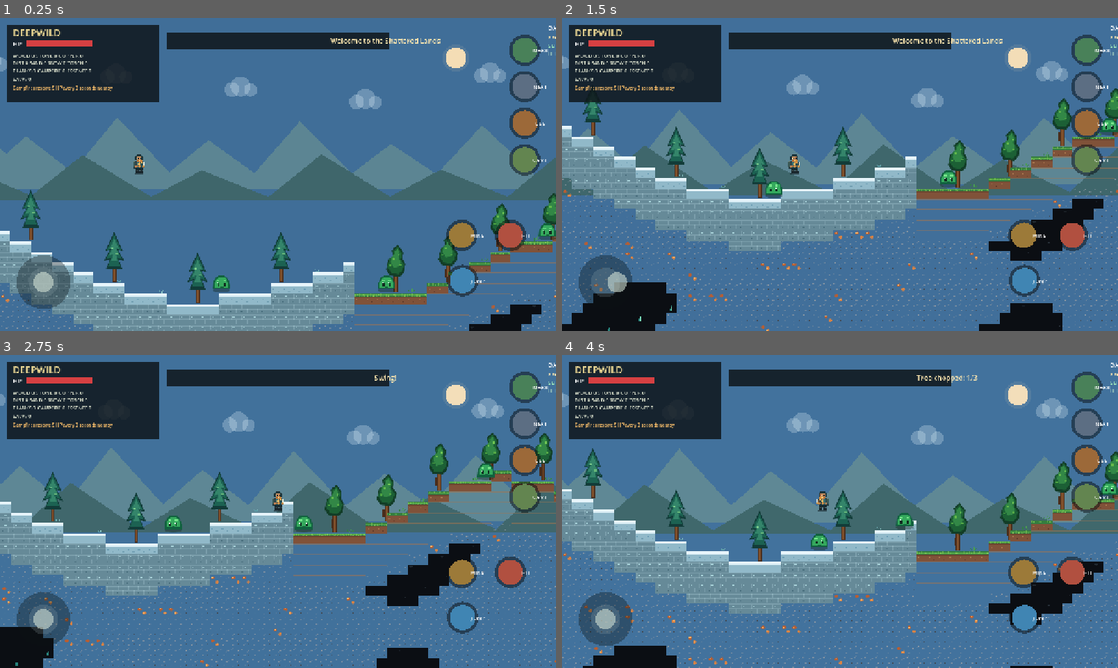
Above: before the commit, frames 1-4 (two rows, left to right).
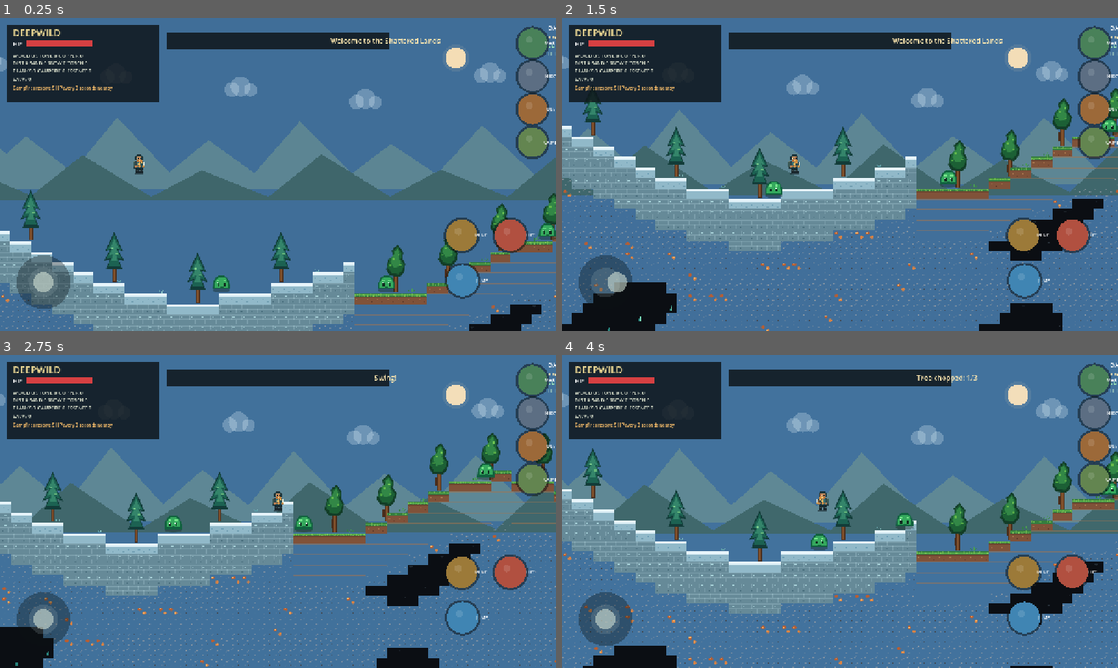
Above: after the commit, the same moments.

Repository: filesgloom-png/DEEPWILD-Shattered-Lands
Game: Godot game, scene res://scenes/main.tscn
The game is run twice, just before and just after one commit, with the same random seed, the same clock (stepped at 60 frames per second) and the same inputs.
Inputs (mouse positions are in pixels of both pictures, inside the frame that each line leads up to):
- Up to frame 1 (0.25 s): no input
- Up to frame 2 (1.5 s): tap Enter (ui_accept) at 0.5, 0.77 s; move the mouse to (962, 158) at 0.52 s; hold Right (ui_right) 0.53-1.25 s; hold E 0.53-1.25 s; click (962, 158) at 0.67 s; drag from (728, 190) to (812, 237) at 1.27 s
- Up to frame 3 (2.75 s): move the mouse to (333, 442) at 2.02 s; hold Right (ui_right) from 2.03 s (still down); tap X at 2.1 s
- Up to frame 4 (4 s): release Right (ui_right) at 2.75 s; drag from (812, 574) to (673, 464) at 2.77 s; move the mouse to (1006, 558) at 3.52 s; hold Left (ui_left) from 3.53 s (still down); tap F at 3.6 s; tap Enter (ui_accept) at 3.77 s

The runs differ from the first frame. In frame 1, 3.2% of the frame differs, in the area x 79-100%, y 2-90%; in frame 2, 3.0%; in frame 3, 3.1%; in frame 4, 3.0%.

Commit message:
Make mobile action controls responsive

Diff:
--- a/scripts/main.gd
+++ b/scripts/main.gd
@@ -414,13 +414,13 @@
 		attack_requested = true
 	elif pos.distance_to(base + Vector2(-112, -112)) < 54.0:
 		mine_requested = true
-	elif pos.distance_to(Vector2(size.x - 72, 74)) < 55.0:
+	elif pos.distance_to(_right_button_center(size, 0)) < 38.0:
 		_craft_selected()
-	elif pos.distance_to(Vector2(size.x - 72, 158)) < 45.0:
+	elif pos.distance_to(_right_button_center(size, 1)) < 38.0:
 		_next_recipe()
-	elif pos.distance_to(Vector2(size.x - 72, 242)) < 45.0:
+	elif pos.distance_to(_right_button_center(size, 2)) < 38.0:
 		_use_selected_item()
-	elif pos.distance_to(Vector2(size.x - 72, 326)) < 45.0:
+	elif pos.distance_to(_right_button_center(size, 3)) < 38.0:
 		_set_checkpoint()
 
 func _next_recipe() -> void:
@@ -825,15 +825,21 @@
 	var hit_color := Color(0.77, 0.35, 0.28) if attack_cooldown <= 0.0 else Color(0.38, 0.40, 0.42)
 	_draw_button(base + Vector2(0, -112), "HIT", hit_color)
 	_draw_button(base + Vector2(-112, -112), "MINE", Color(0.68, 0.53, 0.25))
-	_draw_button(Vector2(size.x - 72, 74), "MAKE", Color(0.32, 0.56, 0.39))
-	_draw_button(Vector2(size.x - 72, 158), "NEXT", Color(0.40, 0.48, 0.57))
-	_draw_button(Vector2(size.x - 72, 242), "USE", Color(0.68, 0.46, 0.25))
-	_draw_button(Vector2(size.x - 72, 326), "CAMP", Color(0.43, 0.58, 0.35))
-
-func _draw_button(center: Vector2, label: String, color: Color) -> void:
-	draw_circle(center, 36, Color(0.04, 0.06, 0.07, 0.52))
-	draw_circle(center, 29, color.darkened(0.1))
-	draw_string(ThemeDB.fallback_font, center + Vector2(0, 5), label, HORIZONTAL_ALIGNMENT_CENTER, 72, 12, Color.WHITE)
+	var button_radius := clampf(size.y * 0.065, 25.0, 34.0)
+	_draw_button(_right_button_center(size, 0), "MAKE", Color(0.32, 0.56, 0.39), button_radius)
+	_draw_button(_right_button_center(size, 1), "NEXT", Color(0.40, 0.48, 0.57), button_radius)
+	_draw_button(_right_button_center(size, 2), "USE", Color(0.68, 0.46, 0.25), button_radius)
+	_draw_button(_right_button_center(size, 3), "CAMP", Color(0.43, 0.58, 0.35), button_radius)
+
+func _right_button_center(size: Vector2, index: int) -> Vector2:
+	var step_y := clampf((size.y - 116.0) / 3.0, 48.0, 76.0)
+	return Vector2(size.x - 54.0, 58.0 + float(index) * step_y)
+
+func _draw_button(center: Vector2, label: String, color: Color, radius: float = 36.0) -> void:
+	draw_circle(center, radius + 5.0, Color(0.04, 0.06, 0.07, 0.52))
+	draw_circle(center, radius, color.darkened(0.1))
+	draw_circle(center + Vector2(-radius * 0.22, -radius * 0.25), radius * 0.23, Color(1.0, 1.0, 1.0, 0.12))
+	draw_string(ThemeDB.fallback_font, center + Vector2(0, 4), label, HORIZONTAL_ALIGNMENT_CENTER, radius * 2.5, 11, Color.WHITE)
 
 func _save_world() -> void:
 	var data := {"world_seed": world_seed, "player_x": player.x, "player_y": player.y, "health": health, "day_count": day_ …(266 unchanged characters)…
